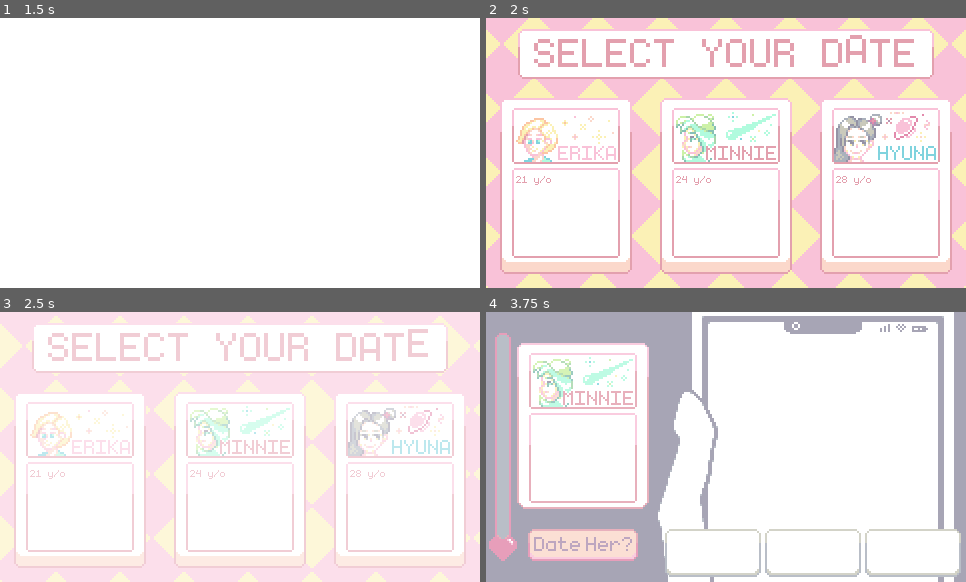
Above: before the commit, frames 1-4 (two rows, left to right).
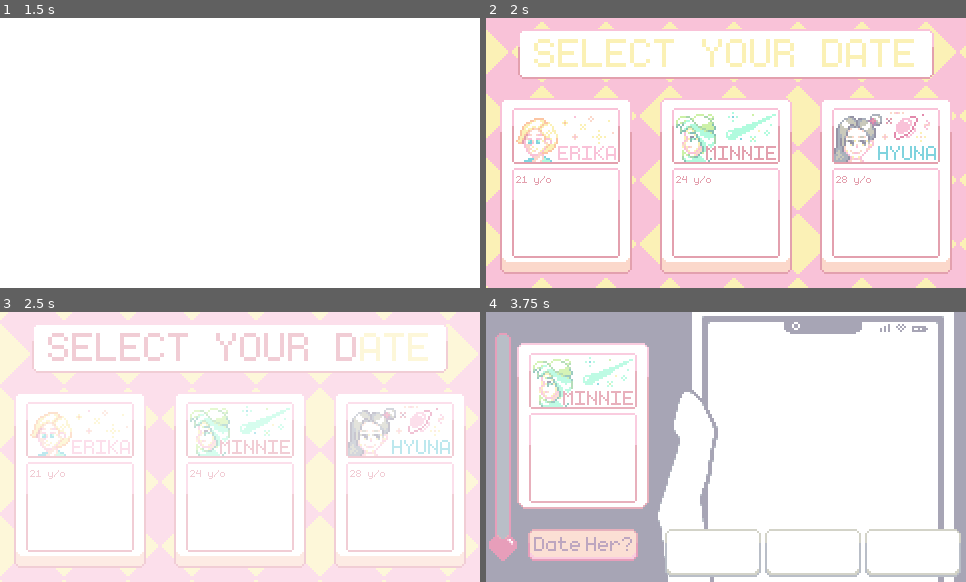
Above: after the commit, the same moments.

Repository: MaiGamesDev/PixelMate
Game: Godot game, scene res://Source/Main/StartMenu.tscn
The game is run twice, just before and just after one commit, with the same random seed, the same clock (stepped at 60 frames per second) and the same inputs.
Inputs (mouse positions are in pixels of both pictures, inside the frame that each line leads up to):
- Up to frame 1 (1.5 s): tap Enter at 0.5 s
- Up to frame 2 (2 s): no input
- Up to frame 3 (2.5 s): click "21 y/o" at 2 s
- Up to frame 4 (3.75 s): click "24 y/o" at 2.75 s; click (582, 544) at 3.5 s

Frame 1 is identical in both runs. In frame 2, 9.9% of the frame differs, in the area x 0-100%, y 0-100%; in frame 3, 0.7%; in frame 4, nothing differs.

Commit message:
add affection in dialogue

Diff:
--- a/PM/Resource/Dialogues/erika_start.json
+++ b/PM/Resource/Dialogues/erika_start.json
@@ -16,15 +16,18 @@
 			"choices": [
 				{
 					"text": "Let's be friends.",
-					"next": "pass"
+					"next": "pass",
+					"affection": 10
 				},
 				{
 					"text": "Huh as if.",
-					"next": "pass"
+					"next": "pass",
+					"affection": -10
 				},
 				{
 					"text": "Hi too",
-					"next": "pass"
+					"next": "pass",
+					"affection": 0
 				}
 			]
 		}
--- a/PM/Source/Chat/ChatRoom.tscn
+++ b/PM/Source/Chat/ChatRoom.tscn
@@ -81,6 +81,9 @@
 margin_bottom = 206.0
 texture_progress = ExtResource( 5 )
 fill_mode = 3
+__meta__ = {
+"_edit_use_anchors_": false
+}
 
 [node name="GirlCard" type="TextureRect" parent="."]
 margin_left = 31.0
--- a/PM/Source/Chat/ChatSystem.gd
+++ b/PM/Source/Chat/ChatSystem.gd
@@ -6,6 +6,7 @@
 var dialogues = []
 var current_index = 0
 var skip_line = 0
+var current_affection = 0
 
 var current_dialogue
 var girl_portrait
@@ -19,6 +20,8 @@
 onready var first_choice = $ChoiceButtons/FirstChoice
 onready var second_choice = $ChoiceButtons/SecondChoice
 onready var third_choice = $ChoiceButtons/ThirdChoice
+
+onready var affection_progress = $AffectionMeter/Progress
 
 func _ready() -> void:
 	disable_buttons()
@@ -93,7 +96,17 @@
 	yield(get_tree(), "idle_frame")
 	scrollcon.set_v_scroll(scrollcon.get_v_scrollbar().max_value)
 
-func choice_result(next):
+func check_affection(affection):
+	current_affection += affection
+
+	if(current_affection < 0):
+		current_affection = 0
+	elif(current_affection > 100):
+		current_affection = 100
+
+	affection_progress.value = current_affection
+
+func check_next(next):
 	match next:
 		"pass":
 			current_index += 1
@@ -105,14 +118,20 @@
 func _on_FirstChoice_pressed() -> void:
 	disable_buttons()
 	player_chat.update_text(dialogues["events"][current_index]["choices"][0]["text"], 0)
-	choice_result(dialogues["events"][current_index]["choices"][0]["next"])
+
+	check_affection(dialogues["events"][current_index]["choices"][0]["affection"])
+	check_next(dialogues["events"][current_index]["choices"][0]["next"])
 
 func _on_SecondChoice_pressed() -> void:
 	disable_buttons()
 	player_chat.update_text(dialogues["events"][current_index]["choices"][1]["text"], 0)
-	choice_result(dialogues["events"][current_index]["choices"][1]["next"])
+
+	check_affection(dialogues["events"][current_index]["choices"][1]["affection"])
+	check_next(dialogues["events"][current_index]["choices"][1]["next"])
 
 func _on_ThirdChoice_pressed() -> void:
 	disable_buttons()
 	player_chat.update_text(dialogues["events"][current_index]["choices"][2]["text"], 0)
-	choice_result(dialogues["events"][current_index]["choices"][2]["next"])
+
+	check_affection(dialogues["events"][current_index]["choices"][2]["affection"])
+	check_next(dialogues["events"][current_index]["choices"][2]["next"])
--- a/PM/Source/Main/LevelSelect.tscn
+++ b/PM/Source/Main/LevelSelect.tscn
@@ -252,14 +252,14 @@
 
 [node name="BackGround" type="AnimatedSprite" parent="."]
 frames = SubResource( 17 )
-frame = 13
+frame = 15
 playing = true
 centered = false
 
 [node name="SelectTitle" type="AnimatedSprite" parent="."]
 position = Vector2( 240, 36 )
 frames = SubResource( 39 )
-frame = 15
+frame = 20
 playing = true
 
 [node name="AnimationPlayer" type="AnimationPlayer" parent="."]
@@ -411,7 +411,6 @@
 rect_min_size = Vector2( 0, 10 )
 
 [node name="FadeInEffect" type="ColorRect" parent="."]
-modulate = Color( 1, 1, 1, 0 )
 margin_right = 480.0
 margin_bottom = 270.0
 mouse_filter = 2
